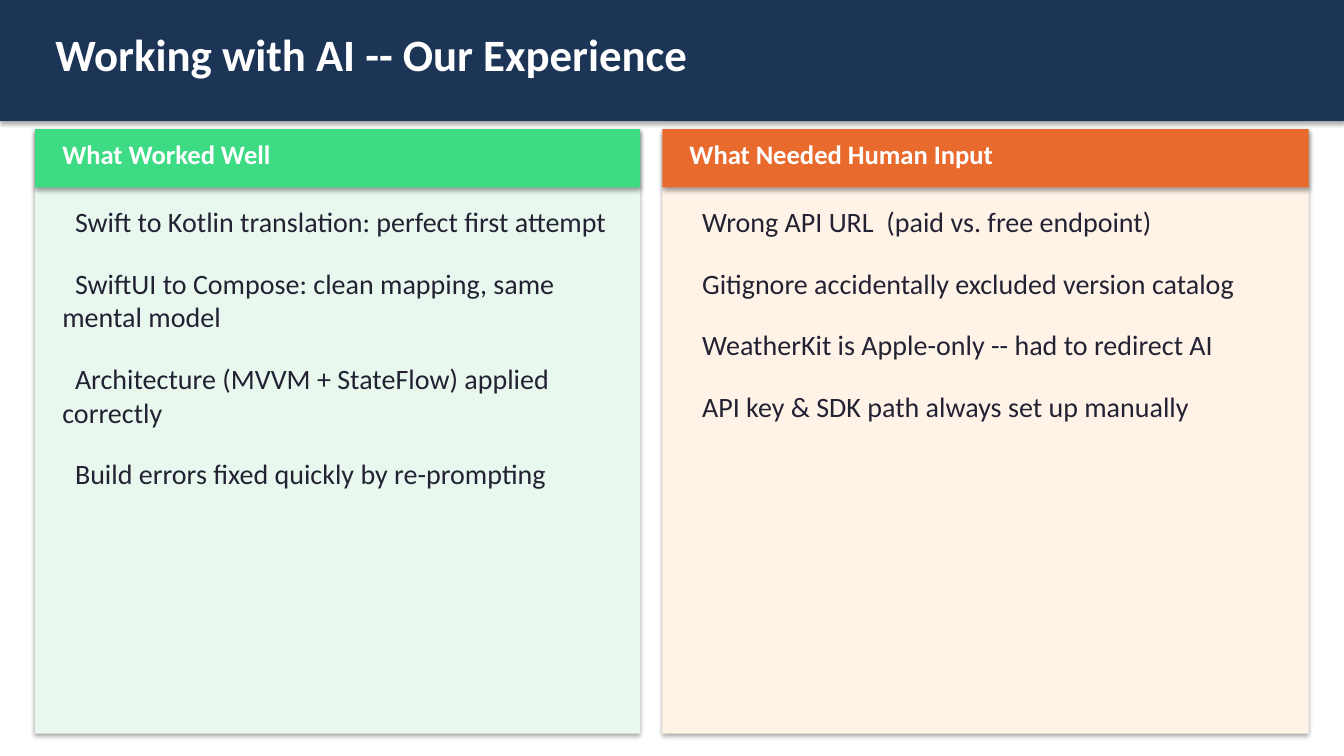
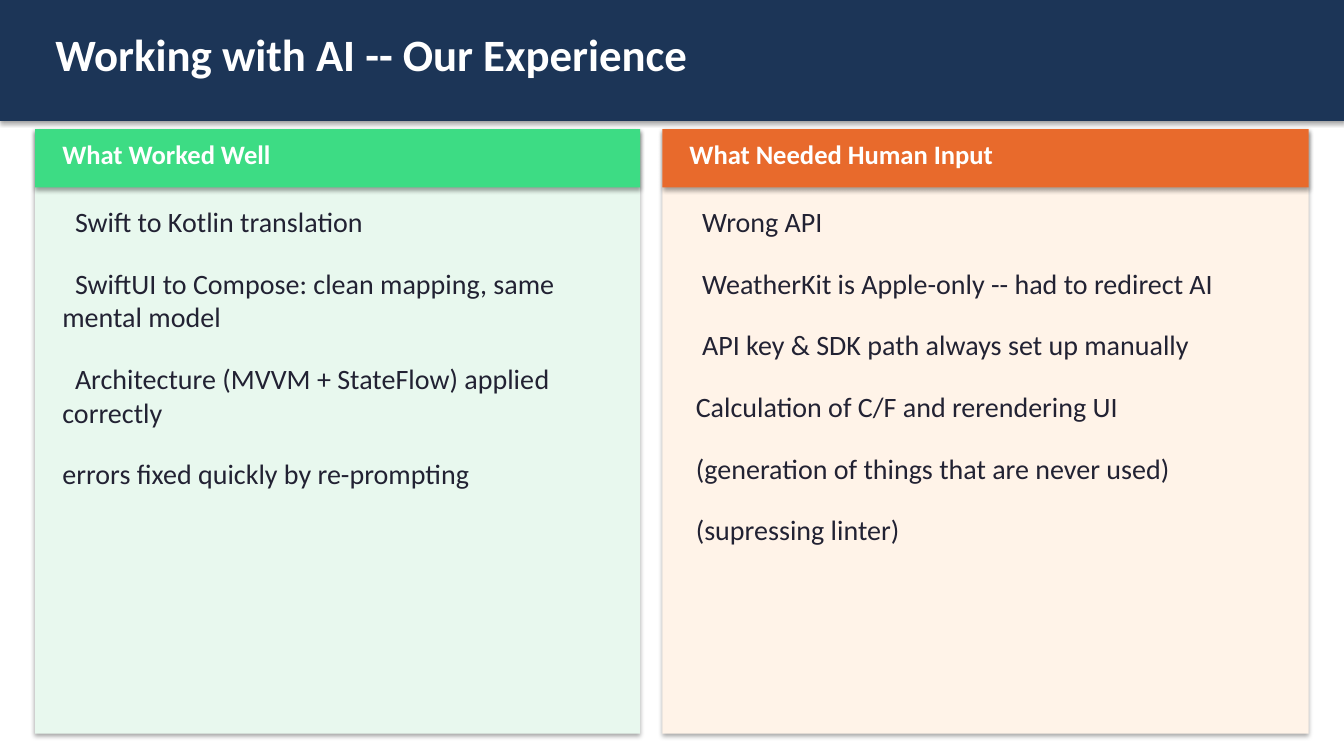
Before and after one commit to kis4-2026ss/projekt-bb-g1-toth-aichinger, a slide deck: slide 9 of docs/WeatheryApp_Presentation.pptx. Drawn at 1344x756 pixels with LibreOffice and Linux fonts; fonts in the diff are those of the drawing. Boxes give left, top, right and bottom in pixels: in the first picture for what was removed or moved away, otherwise in the second. Text is boxed around its words. In the diff, an @@ line names an element or a change of style, - is before the commit and + after.

```diff
--- a/docs/WeatheryApp_Presentation.pptx
+++ b/docs/WeatheryApp_Presentation.pptx
@@ text at (75, 212, 362, 232): text changed @@
-Swift to Kotlin translation: perfect first attempt
+Swift to Kotlin translation
@@ text at (702, 214, 823, 237): text changed @@
-Wrong API URL (paid vs. free endpoint)
-Gitignore accidentally excluded version catalog
+Wrong API
@@ text at (696, 397, 1169, 545): paragraphs added @@
+Calculation of C/F and rerendering UI
+(generation of things that are never used)
+(supressing linter)
@@ text at (62, 464, 469, 489): text changed @@
-Build errors fixed quickly by re-prompting
+errors fixed quickly by re-prompting
```
Also in this commit, not shown: 1 other slide changed.
